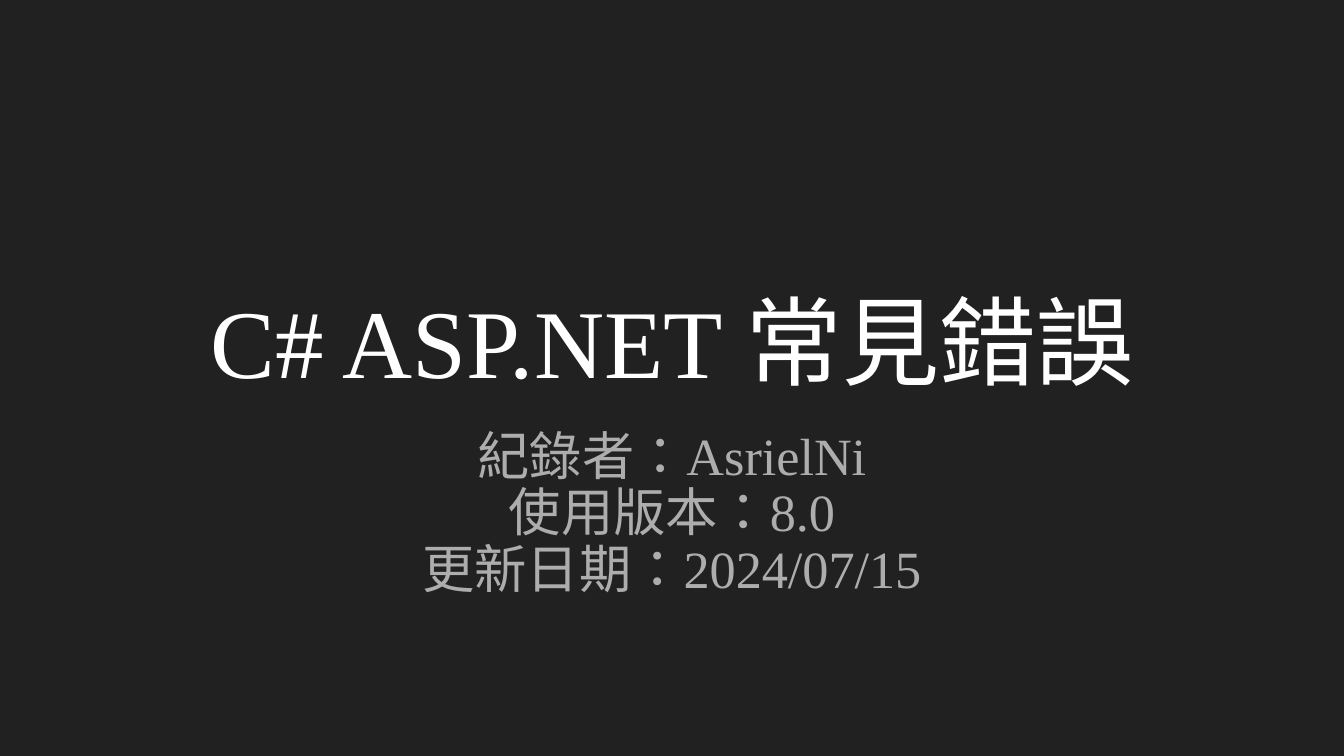
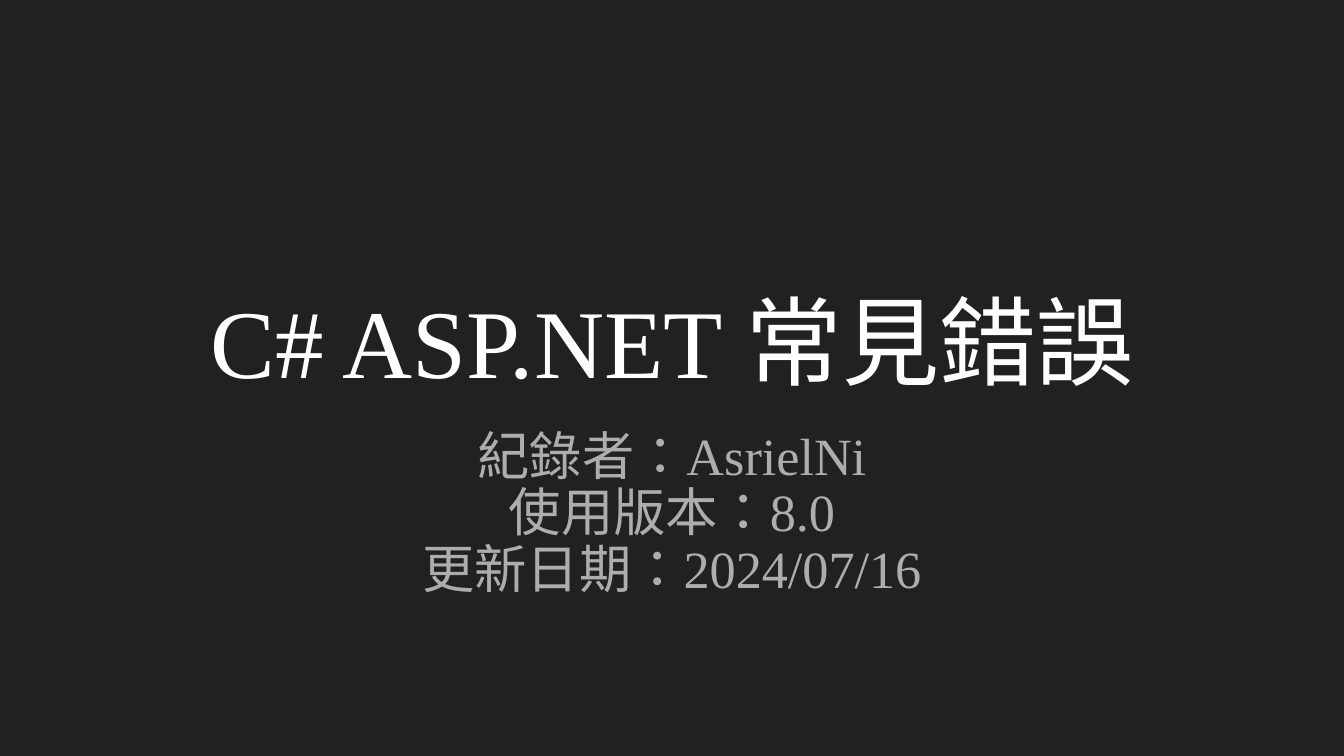
Before and after one commit to AsrielNi/ShopStore, a slide deck: slide 1 of C#_ASP.NET_常見錯誤.pptx. Drawn at 1344x756 pixels with LibreOffice and Linux fonts; fonts in the diff are those of the drawing. Boxes give left, top, right and bottom in pixels: in the first picture for what was removed or moved away, otherwise in the second. Text is boxed around its words. In the diff, an @@ line names an element or a change of style, - is before the commit and + after.

```diff
--- a/C#_ASP.NET_常見錯誤.pptx
+++ b/C#_ASP.NET_常見錯誤.pptx
@@ subtitle at <box>423,534,922,592</box>: text changed @@
-更新日期：2024/07/15
+更新日期：2024/07/16
```
Also in this commit, not shown: 2 slides added, 7 other files.
